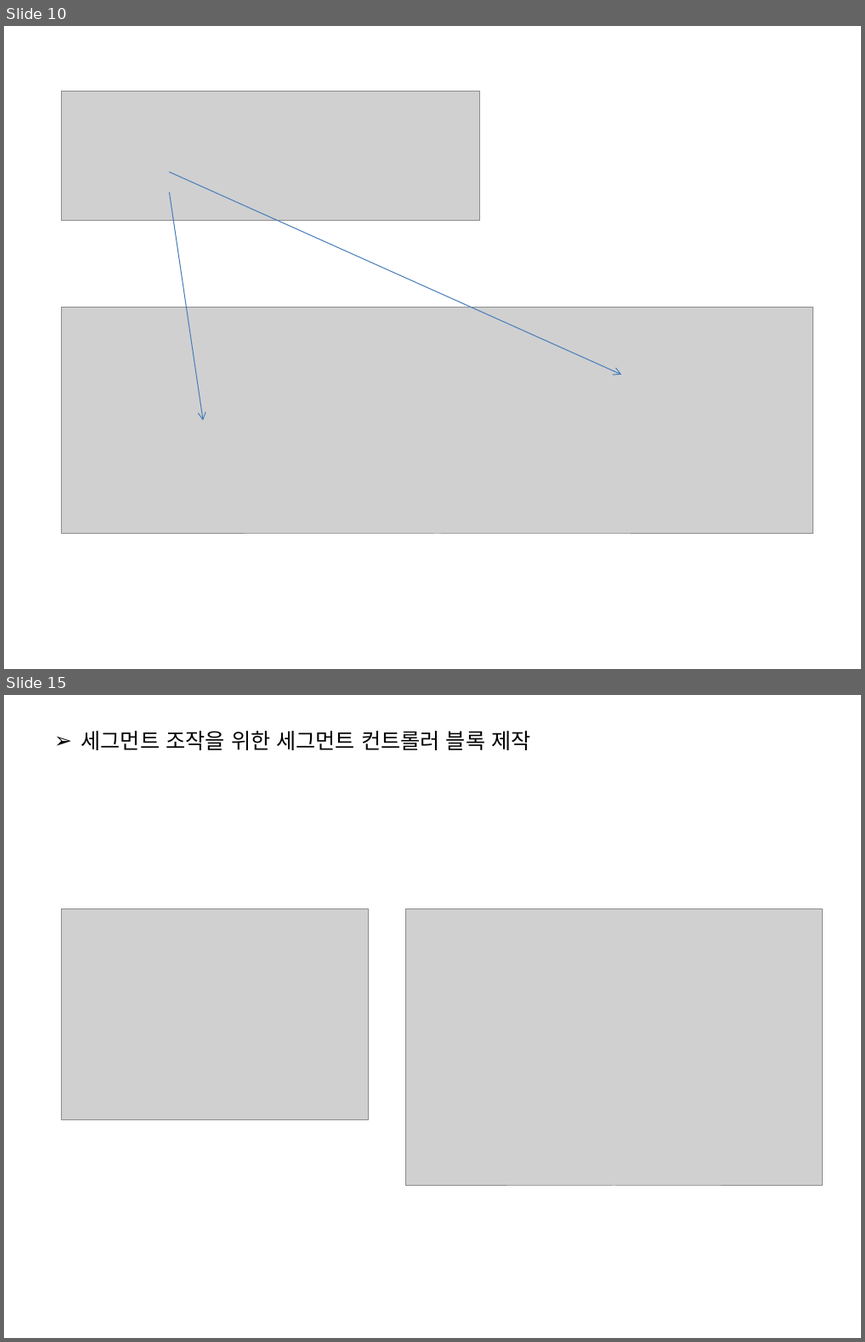
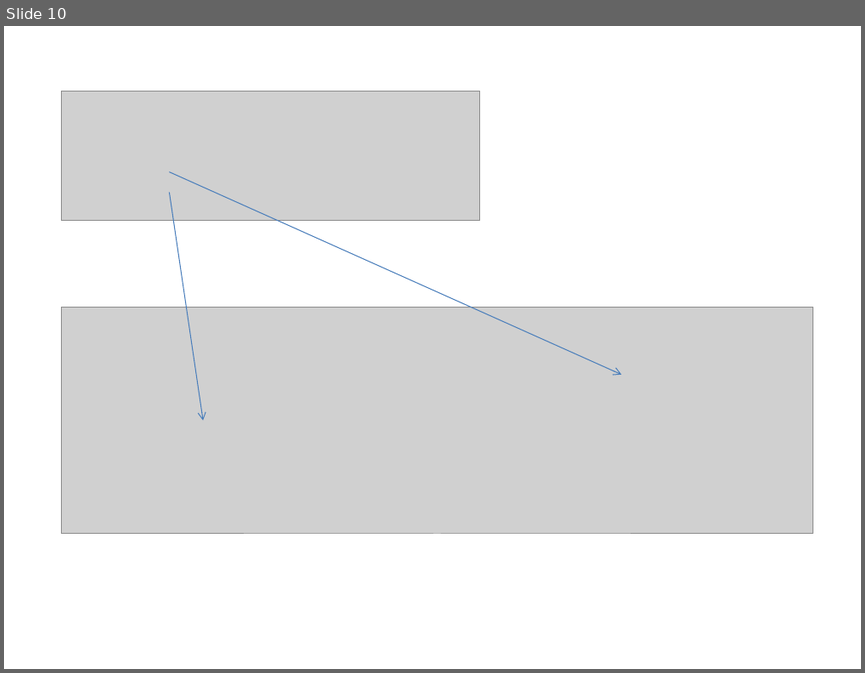
Before and after one commit to JAICHANGPARK/DE2_DOCKER_FPGA, a slide deck: presentation/20181017/FPGA LPM Component.pptx. Shown one above the other, each under a label of ours: slides 10 and 15 before the commit, slide 10 after it; the slides between them are not shown. The pictures are 865x1342 and 865x673 pixels, drawn with LibreOffice and Linux fonts; fonts in the diff are those of the drawing; grey boxes stand for pictures. Boxes give left, top, right and bottom in pixels: in the first picture for what was removed or moved away, otherwise in the second. Text is boxed around its words. In the diff, an @@ line names an element or a change of style, - is before the commit and + after.

```diff
--- a/presentation/20181017/FPGA LPM Component.pptx
+++ b/presentation/20181017/FPGA LPM Component.pptx
@@ slide 15 removed at (4,695,861,1338), background #FFFFFF @@
@@ text removed at (81,731,530,750) @@
-➢ 세그먼트 조작을 위한 세그먼트 컨트롤러 블록 제작
@@ picture removed at (62,909,368,1120) @@
@@ picture removed at (406,909,823,1186) @@
```
Also in this commit, not shown: 5 slides changed, 10 slides added, 5 other slides removed.
